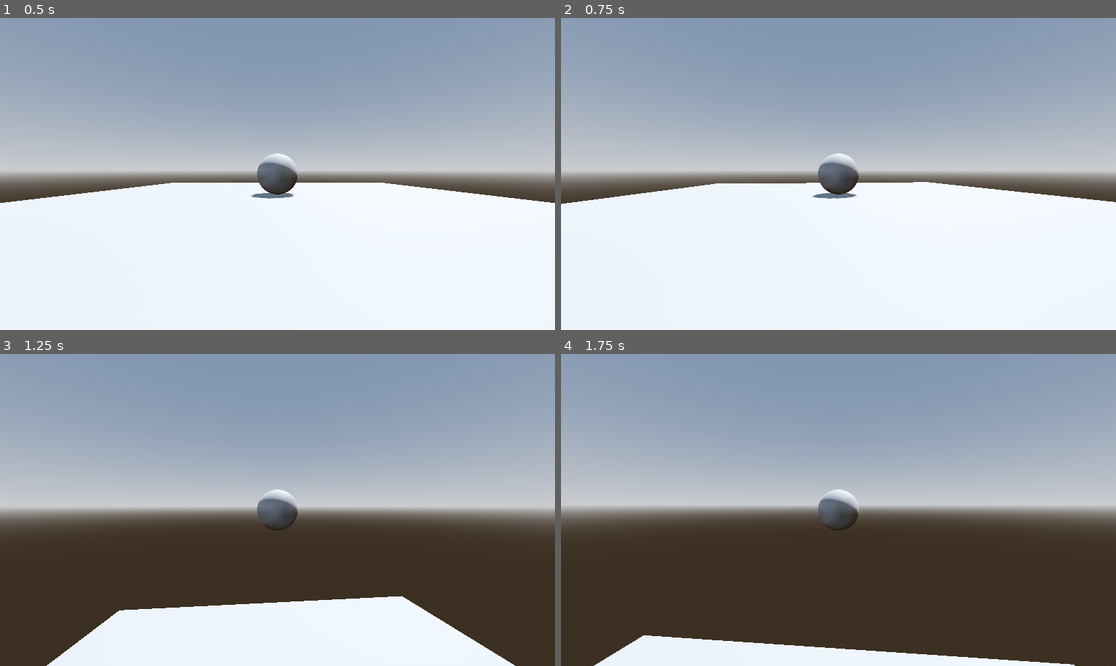
Above: before the commit, frames 1-4 (two rows, left to right).
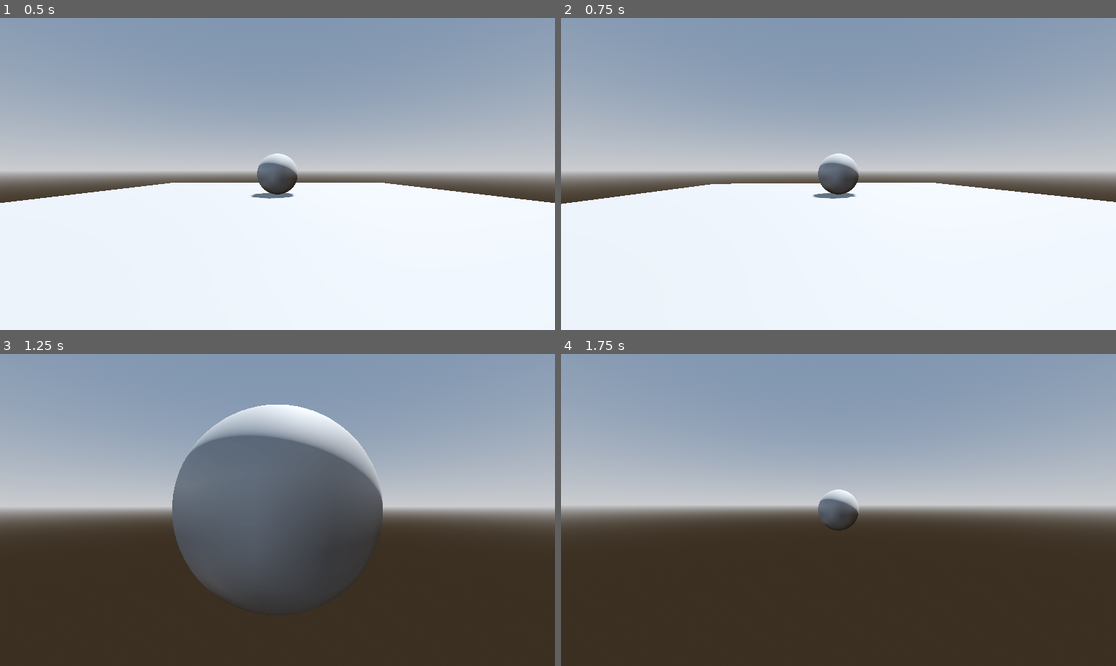
Above: after the commit, the same moments.

Repository: cliff-lilly-jean/pacman-stealth-game
Game: Godot game, scene res://scenes/world/world.tscn
Same seed, same stepped clock (60 frames per second), same inputs: the game is played once before the commit and once after it.
Inputs (mouse positions are in pixels of both pictures, inside the frame that each line leads up to):
- Up to frame 1 (0.5 s): no input
- Up to frame 2 (0.75 s): tap Enter at 0.5 s; move the mouse to (866, 174) at 0.52 s; hold W (move_forward) from 0.53 s (still down); hold Ctrl (sprint) from 0.53 s (still down); tap Shift (dash) at 0.6 s
- Up to frame 3 (1.25 s): keep holding W (move_forward); keep holding Ctrl (sprint); tap Space (jump) at 0.77, 1.07 s
- Up to frame 4 (1.75 s): keep holding W (move_forward); move the mouse to (810, 510) at 1.27 s; release Ctrl (sprint) at 1.28 s; tap Ctrl (sprint) at 1.35 s; tap Space (jump) at 1.52, 1.55 s

Frame 1 is identical in both runs. In frame 2, less than 0.1% of the frame differs, in the area x 27-67%, y 52-58%; in frame 3, 31%, in the area x 8-93%, y 16-100%; in frame 4, 4.4%.

Commit message:
Got the states to communicate and transition

Diff:
--- a/scenes/player/player.gd
+++ b/scenes/player/player.gd
@@ -35,8 +35,6 @@
 func _physics_process(delta: float) -> void:
 	input_component.update(delta)
 
-
-	dash(delta)
 	apply_gravity(delta)
 	move_and_slide()
 
@@ -49,11 +47,5 @@
 	spring_arm.rotation.x -= -joystick_direction.y * joystick_sensitivity * delta
 	spring_arm.rotation.x = clampf(spring_arm.rotation.x, max_look_up_angle, max_look_down_angle)
 
-func dash(delta: float) -> void:
-	if is_on_floor() and Input.is_action_just_pressed("dash"):
-
-		print("Dash: , ", velocity)
-		stamina.use(5)
-
 func apply_gravity(delta: float) -> void:
 	velocity.y -= gravity
--- a/scenes/player/player.tscn
+++ b/scenes/player/player.tscn
@@ -4,9 +4,10 @@
 [ext_resource type="Script" uid="uid://c7kj5fndyb6dx" path="res://components/stamina/stamina_component.gd" id="2_dovo2"]
 [ext_resource type="Script" uid="uid://bitc0etwcdpsv" path="res://components/input/input_component.gd" id="3_75vfm"]
 [ext_resource type="Script" uid="uid://ceyckjoc20ikq" path="res://state_machine/state_machine.gd" id="3_gmlin"]
-[ext_resource type="Script" uid="uid://diffe220jlwde" path="res://state_machine/state.gd" id="4_lvxji"]
-[ext_resource type="Script" uid="uid://c7km1mc6b3dso" path="res://state_machine/states/player_move.gd" id="4_p47bc"]
-[ext_resource type="Script" uid="uid://e5qsktiyusul" path="res://state_machine/states/player_jump.gd" id="6_0owmy"]
+[ext_resource type="Script" uid="uid://c7km1mc6b3dso" path="res://state_machine/states/move.gd" id="4_p47bc"]
+[ext_resource type="Script" uid="uid://e5qsktiyusul" path="res://state_machine/states/jump.gd" id="6_0owmy"]
+[ext_resource type="Script" uid="uid://hk7cm0mnekv6" path="res://state_machine/states/sprint.gd" id="7_qek5x"]
+[ext_resource type="Script" uid="uid://cx30wreue7b3w" path="res://state_machine/states/dash.gd" id="8_qek5x"]
 
 [sub_resource type="SphereShape3D" id="SphereShape3D_x7p2l"]
 margin = 0.3
@@ -57,8 +58,6 @@
 [node name="Move" type="Node" parent="Movement" unique_id=107244780 node_paths=PackedStringArray("entity")]
 script = ExtResource("4_p47bc")
 move_speed = 5.0
-sprint_speed = 15.0
-dash_speed = 10.0
 acceleration = 20.0
 entity = NodePath("../..")
 
@@ -67,8 +66,13 @@
 jump_force = 20.0
 entity = NodePath("../..")
 
-[node name="Sprint" type="Node" parent="Movement" unique_id=1505621523]
-script = ExtResource("4_lvxji")
+[node name="Sprint" type="Node" parent="Movement" unique_id=1505621523 node_paths=PackedStringArray("entity")]
+script = ExtResource("7_qek5x")
+sprint_speed = 15.0
+sprint_acceleration = 30.0
+entity = NodePath("../..")
 
-[node name="Dash" type="Node" parent="Movement" unique_id=681605741]
-script = ExtResource("4_lvxji")
+[node name="Dash" type="Node" parent="Movement" unique_id=681605741 node_paths=PackedStringArray("entity")]
+script = ExtResource("8_qek5x")
+dash_speed = 40.0
+entity = NodePath("../..")
--- /dev/null
+++ b/state_machine/states/dash.gd
@@ -0,0 +1,12 @@
+class_name Dash
+extends State
+
+@export var dash_speed: float
+
+func enter() -> void:
+	print("Entered Dash:" )
+
+func update(delta) -> void:
+	if !Input.is_action_just_pressed("dash"):
+		change_state.emit(self, 'move')
+		print("Left Dash:" )
--- a/state_machine/states/player_jump.gd
+++ b/state_machine/states/jump.gd
@@ -1,11 +1,13 @@
+class_name Jump
 extends State
 
 @export var jump_force: float
 
 func enter() -> void:
 	entity.velocity.y = jump_force
+	print("Entered Jump:" )
 
 func update(delta: float) -> void:
 	if entity.is_on_floor() and !Input.is_action_just_pressed("jump"):
 		change_state.emit(self, "move")
-		print("Pressed move from jump")
+		print("Left Jump:" )
--- a/state_machine/states/player_move.gd
+++ b/state_machine/states/move.gd
@@ -1,14 +1,15 @@
+class_name Move
 extends State
 
 @export var move_speed: float
-@export var sprint_speed: float
-@export var dash_speed: float
 @export var acceleration: float
+
+func enter() -> void:
+	print("Entered Move:" )
 
 func apply_move(input: Vector2, delta: float) -> void:
 
-	var speed : float = sprint_speed if Input.is_action_pressed("sprint") else move_speed
-	var desired_velocity: Vector3 = Vector3(input.x, 0, input.y) * speed
+	var desired_velocity: Vector3 = Vector3(input.x, 0, input.y) * move_speed
 
 	#if Input.is_action_pressed("sprint"):
 		#stamina.use(2.5)
@@ -23,6 +24,15 @@
 func update(delta: float) -> void:
 	if entity.is_on_floor() and Input.is_action_just_pressed("jump"):
 		change_state.emit(self, 'jump')
+		print("Left Move:" )
+
+	if entity.is_on_floor() and Input.is_action_just_pressed("dash"):
+		change_state.emit(self, "dash")
+		print("Left Move:" )
+
+	if entity.is_on_floor() and Input.is_action_pressed("sprint"):
+		change_state.emit(self, "sprint")
+		print("Left Move:" )
 
 func physics_update(delta: float) -> void:
 	apply_move(entity.input_component.input_direction, delta)
--- /dev/null
+++ b/state_machine/states/sprint.gd
@@ -0,0 +1,25 @@
+class_name Sprint
+extends State
+
+@export var sprint_speed: float
+@export var sprint_acceleration: float
+
+func enter() -> void:
+	print("Entered Sprint:" )
+
+
+func update(delta: float) -> void:
+
+	if !Input.is_action_pressed("sprint"):
+		change_state.emit(self, 'move')
+		print("Left Sprint:" )
+
+func physics_update(delta: float) -> void:
+	apply_sprint(entity.input_component.input_direction ,delta)
+
+
+func apply_sprint(input: Vector2, delta: float):
+	var sprint_direction: Vector3 = Vector3(input.x, 0, input.y)
+
+	entity.velocity.x = move_toward(entity.velocity.x, sprint_direction.x * sprint_speed,  sprint_acceleration * delta)
+	entity.velocity.z = move_toward(entity.velocity.z, sprint_direction.z * sprint_speed, sprint_acceleration * delta)
Not shown, added: state_machine/states/dash.gd.uid
Renamed: state_machine/states/player_jump.gd.uid -> state_machine/states/jump.gd.uid
Renamed: state_machine/states/player_move.gd.uid -> state_machine/states/move.gd.uid
Not shown, added: state_machine/states/sprint.gd.uid
Renamed: state_machine/state.gd -> state_machine/states/state.gd
Renamed: state_machine/state.gd.uid -> state_machine/states/state.gd.uid
